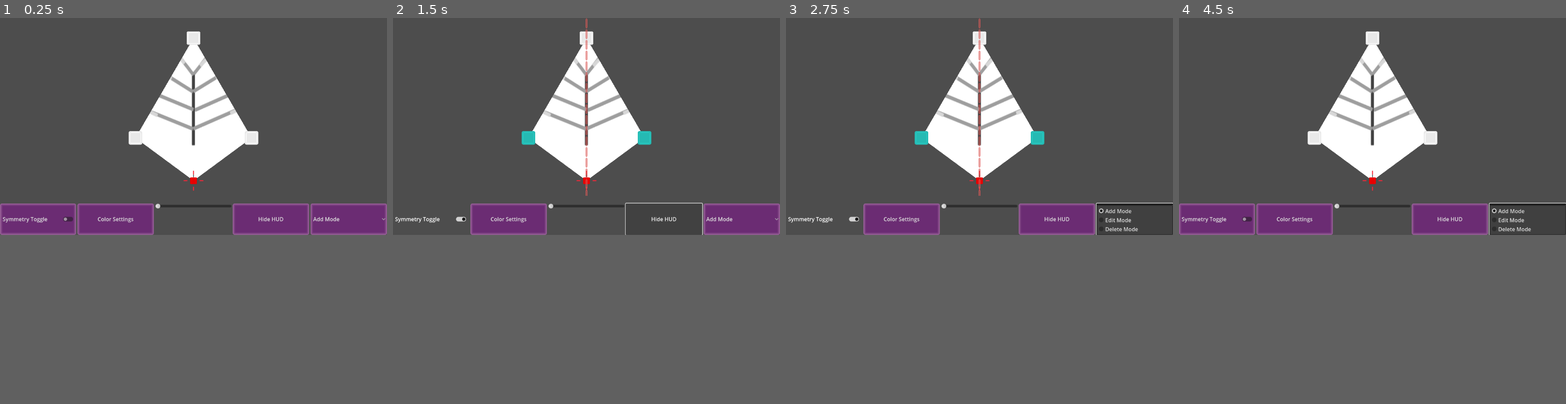
Above: before the commit, frames 1-4 (left to right).
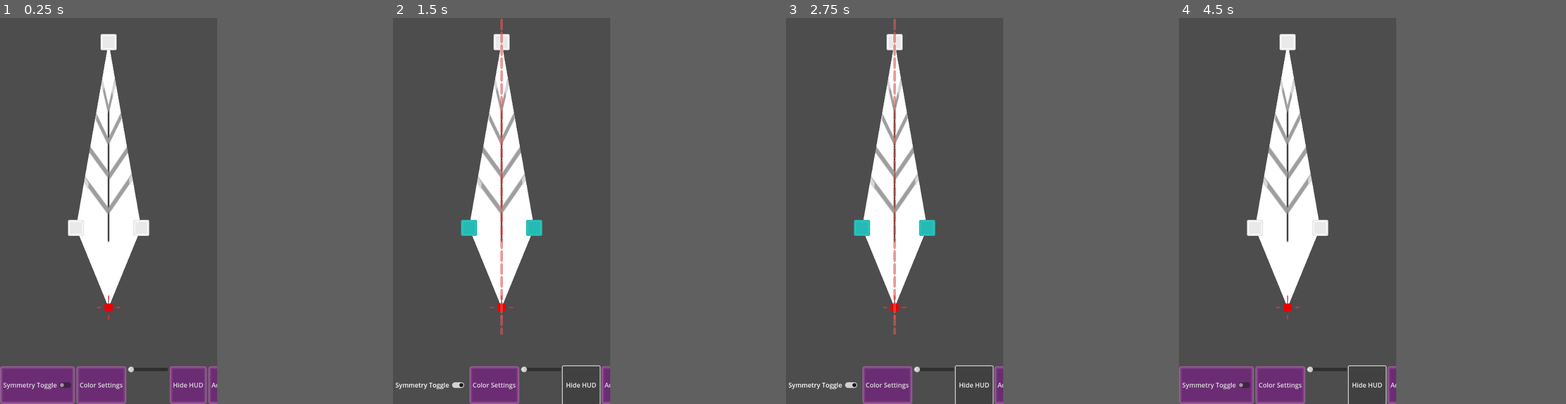
Above: after the commit, the same moments.

Repository: LettucePie/persephone
Game: Godot game, scene res://design/modes/leaf/leafmaker.tscn
Same seed, same stepped clock (60 frames per second), same inputs: the game is played once before the commit and once after it. Before the commit the project starts from res://design/leafmaker.tscn.
Inputs (mouse positions are in pixels of both pictures, inside the frame that each line leads up to):
- Up to frame 1 (0.25 s): no input
- Up to frame 2 (1.5 s): click "Symmetry Toggle" at 0.5 s; click "Hide HUD" at 1.25 s
- Up to frame 3 (2.75 s): click (1134, 218) at 2 s, where only the run before the commit has a clickable "Add Mode"
- Up to frame 4 (4.5 s): click "Symmetry Toggle" at 2.75 s; click "Hide HUD" at 3.5 s; click (1527, 218) at 4.25 s, where only the run before the commit has a clickable "Add Mode"
In our replay, the window is 800x449 before the commit and 449x799 after it. These sizes can differ from the game's own. Grey fills any space a smaller window leaves; there, only what the larger window draws over its background counts as a difference.

The runs differ from the first frame. In frame 1, 21% of the frame differs, in the area x 0-100%, y 3-100%; in frame 2, 16%; in frame 3, 16%; in frame 4, 19%.

Commit message:
organizing project file structure

Diff:
--- a/design/AdjustmentSlide.gd
+++ /dev/null
@@ -1,22 +0,0 @@
-extends HBoxContainer
-
-@export_enum("In_Height", "Out_Height", "In_Force", "Out_Force") var adjustment : int
-@export var round : bool = false
-signal changed_value(target, value)
-signal changed_round_value(target, value)
-
-func _ready():
-	pass
-
-
-# Called every frame. 'delta' is the elapsed time since the previous frame.
-func _process(delta):
-	pass
-
-
-func _on_h_slider_value_changed(value):
-	$value.text = str(value)
-	if round:
-		emit_signal("changed_round_value", adjustment, value)
-	else:
-		emit_signal("changed_value", adjustment, value)
--- a/design/button_disabled.tres
+++ /dev/null
@@ -1,7 +0,0 @@
-[gd_resource type="StyleBoxTexture" load_steps=2 format=2]
-
-[ext_resource path="res://design/button_style_disabled.png" type="Texture2D" id=1]
-
-[resource]
-texture = ExtResource( 1 )
-region_rect = Rect2( 0, 0, 512, 512 )
--- a/design/button_normal.tres
+++ /dev/null
@@ -1,7 +0,0 @@
-[gd_resource type="StyleBoxTexture" load_steps=2 format=2]
-
-[ext_resource path="res://design/button_style_default.png" type="Texture2D" id=1]
-
-[resource]
-texture = ExtResource( 1 )
-region_rect = Rect2( 0, 0, 512, 512 )
--- a/design/button_pressed.tres
+++ /dev/null
@@ -1,7 +0,0 @@
-[gd_resource type="StyleBoxTexture" load_steps=2 format=2]
-
-[ext_resource path="res://design/button_style_selected.png" type="Texture2D" id=1]
-
-[resource]
-texture = ExtResource( 1 )
-region_rect = Rect2( 0, 0, 512, 512 )
--- a/design/design_theme.tres
+++ /dev/null
@@ -1,12 +0,0 @@
-[gd_resource type="Theme" load_steps=4 format=2]
-
-[ext_resource path="res://design/button_normal.tres" type="StyleBox" id=1]
-[ext_resource path="res://design/button_pressed.tres" type="StyleBox" id=2]
-[ext_resource path="res://design/button_disabled.tres" type="StyleBox" id=3]
-
-[resource]
-Button/styles/disabled = ExtResource( 3 )
-Button/styles/focus = ExtResource( 2 )
-Button/styles/hover = ExtResource( 2 )
-Button/styles/normal = ExtResource( 1 )
-Button/styles/pressed = ExtResource( 2 )
--- a/design/designer.tscn
+++ b/design/designer.tscn
@@ -1,7 +1,7 @@
 [gd_scene load_steps=5 format=3 uid="uid://csikyhhww727n"]
 
-[ext_resource type="Texture2D" uid="uid://blhvenvqwbp7j" path="res://design/branch_icon.png" id="1"]
-[ext_resource type="Theme" path="res://design/design_theme.tres" id="2"]
+[ext_resource type="Texture2D" uid="uid://blhvenvqwbp7j" path="res://design/ui/branch_icon.png" id="1"]
+[ext_resource type="Theme" path="res://design/theme/design_theme.tres" id="1_wqb04"]
 [ext_resource type="Texture2D" uid="uid://dxg58145b5pl1" path="res://design/flower_icon.png" id="3"]
 [ext_resource type="Texture2D" uid="uid://vul1juurijqf" path="res://design/leaf_icon.png" id="4"]
 
@@ -12,7 +12,7 @@
 anchor_bottom = 1.0
 grow_horizontal = 2
 grow_vertical = 2
-theme = ExtResource("2")
+theme = ExtResource("1_wqb04")
 
 [node name="BubbleContainer" type="HBoxContainer" parent="."]
 layout_mode = 0
--- a/design/coloring.tscn
+++ b/design/modes/leaf/coloring.tscn
@@ -1,9 +1,9 @@
 [gd_scene load_steps=5 format=3 uid="uid://d1fav6mylmh6d"]
 
-[ext_resource type="Script" path="res://design/coloring.gd" id="1_ushvk"]
-[ext_resource type="Texture2D" uid="uid://dnbu2cdn5efk5" path="res://design/brush_circle_12.png" id="2_rmphh"]
-[ext_resource type="Texture2D" uid="uid://dbkv1ntemxio1" path="res://design/brush_circle_24.png" id="3_yhktd"]
-[ext_resource type="Texture2D" uid="uid://ctwa633fuvfwu" path="res://design/brush_circle_48.png" id="4_o3o2o"]
+[ext_resource type="Script" path="res://design/modes/leaf/coloring.gd" id="1_ushvk"]
+[ext_resource type="Texture2D" uid="uid://dnbu2cdn5efk5" path="res://design/modes/leaf/brush_circle_12.png" id="2_rmphh"]
+[ext_resource type="Texture2D" uid="uid://dbkv1ntemxio1" path="res://design/modes/leaf/brush_circle_24.png" id="3_yhktd"]
+[ext_resource type="Texture2D" uid="uid://ctwa633fuvfwu" path="res://design/modes/leaf/brush_circle_48.png" id="4_o3o2o"]
 
 [node name="coloring" type="Control"]
 layout_mode = 3
--- a/design/leaf_point.tscn
+++ b/design/modes/leaf/leaf_point.tscn
@@ -1,8 +1,8 @@
 [gd_scene load_steps=6 format=3 uid="uid://c7yiqktg8rgig"]
 
-[ext_resource type="Script" path="res://design/leaf_point.gd" id="1_oyajy"]
-[ext_resource type="Texture2D" uid="uid://c85ho8mxnuio7" path="res://design/bezier_square.png" id="2_enf0h"]
-[ext_resource type="Texture2D" uid="uid://dnhbvug2rhhce" path="res://design/bezier_circle.png" id="3_drp3c"]
+[ext_resource type="Script" path="res://design/modes/leaf/leaf_point.gd" id="1_oyajy"]
+[ext_resource type="Texture2D" uid="uid://c85ho8mxnuio7" path="res://design/modes/leaf/bezier_square.png" id="2_enf0h"]
+[ext_resource type="Texture2D" uid="uid://dnhbvug2rhhce" path="res://design/modes/leaf/bezier_circle.png" id="3_drp3c"]
 [ext_resource type="Texture2D" uid="uid://dmoscembmvgtc" path="res://design/crosshair.png" id="4_bndfq"]
 
 [sub_resource type="CircleShape2D" id="CircleShape2D_e4b72"]
--- a/design/leafmaker.tscn
+++ b/design/modes/leaf/leafmaker.tscn
@@ -1,20 +1,20 @@
 [gd_scene load_steps=16 format=3 uid="uid://yh4sseyibqfb"]
 
-[ext_resource type="Script" path="res://design/leafmaker_canvas.gd" id="1"]
-[ext_resource type="Script" path="res://design/leafmaker.gd" id="2"]
-[ext_resource type="PackedScene" uid="uid://c7yiqktg8rgig" path="res://design/leaf_point.tscn" id="3_w3m6b"]
+[ext_resource type="Script" path="res://design/modes/leaf/leafmaker_canvas.gd" id="1"]
+[ext_resource type="Script" path="res://design/modes/leaf/leafmaker.gd" id="2"]
+[ext_resource type="PackedScene" uid="uid://c7yiqktg8rgig" path="res://design/modes/leaf/leaf_point.tscn" id="3_w3m6b"]
 [ext_resource type="Texture2D" uid="uid://dmoscembmvgtc" path="res://design/crosshair.png" id="4"]
-[ext_resource type="Script" path="res://design/leafmaker_ui.gd" id="5"]
+[ext_resource type="Script" path="res://design/modes/leaf/leafmaker_ui.gd" id="5"]
 [ext_resource type="Texture2D" uid="uid://dpku2yu6uoroy" path="res://design/temp_vein_icon.png" id="5_rh8kf"]
-[ext_resource type="Theme" uid="uid://buu3fgon4752m" path="res://design/designer_tools_theme.tres" id="7"]
-[ext_resource type="Script" path="res://design/leaf_area.gd" id="7_5xsp6"]
-[ext_resource type="Texture2D" uid="uid://b1r6b1l3mdxc6" path="res://design/symmetry_dash_mini.png" id="8"]
+[ext_resource type="Theme" uid="uid://buu3fgon4752m" path="res://design/theme/designer_tools_theme.tres" id="7"]
+[ext_resource type="Script" path="res://design/modes/leaf/leaf_area.gd" id="7_5xsp6"]
+[ext_resource type="Texture2D" uid="uid://b1r6b1l3mdxc6" path="res://design/ui/symmetry_dash_mini.png" id="8"]
 [ext_resource type="Script" path="res://design/Math.gd" id="8_jcn1r"]
-[ext_resource type="Texture2D" uid="uid://dfrapqr50au6w" path="res://design/leaf_texture.png" id="9"]
-[ext_resource type="Script" path="res://design/coloring.gd" id="12_a3032"]
-[ext_resource type="Texture2D" uid="uid://dnbu2cdn5efk5" path="res://design/brush_circle_12.png" id="13_tcdno"]
-[ext_resource type="Texture2D" uid="uid://dbkv1ntemxio1" path="res://design/brush_circle_24.png" id="14_qxpf8"]
-[ext_resource type="Texture2D" uid="uid://ctwa633fuvfwu" path="res://design/brush_circle_48.png" id="15_5l1ma"]
+[ext_resource type="Texture2D" uid="uid://dfrapqr50au6w" path="res://design/modes/leaf/leaf_texture.png" id="9"]
+[ext_resource type="Script" path="res://design/modes/leaf/coloring.gd" id="12_a3032"]
+[ext_resource type="Texture2D" uid="uid://dnbu2cdn5efk5" path="res://design/modes/leaf/brush_circle_12.png" id="13_tcdno"]
+[ext_resource type="Texture2D" uid="uid://dbkv1ntemxio1" path="res://design/modes/leaf/brush_circle_24.png" id="14_qxpf8"]
+[ext_resource type="Texture2D" uid="uid://ctwa633fuvfwu" path="res://design/modes/leaf/brush_circle_48.png" id="15_5l1ma"]
 
 [node name="leafmaker" type="Node"]
 script = ExtResource("2")
--- /dev/null
+++ b/design/theme/button_disabled.tres
@@ -0,0 +1,7 @@
+[gd_resource type="StyleBoxTexture" load_steps=2 format=3]
+
+[ext_resource type="Texture2D" uid="uid://cqfb6sg14nasf" path="res://design/theme/button_style_disabled.png" id="1"]
+
+[resource]
+texture = ExtResource( 1 )
+region_rect = Rect2( 0, 0, 512, 512 )
--- /dev/null
+++ b/design/theme/button_normal.tres
@@ -0,0 +1,7 @@
+[gd_resource type="StyleBoxTexture" load_steps=2 format=3]
+
+[ext_resource type="Texture2D" uid="uid://cfqsb6fmrrvdc" path="res://design/theme/button_style_default.png" id="1"]
+
+[resource]
+texture = ExtResource( 1 )
+region_rect = Rect2( 0, 0, 512, 512 )
--- /dev/null
+++ b/design/theme/button_pressed.tres
@@ -0,0 +1,7 @@
+[gd_resource type="StyleBoxTexture" load_steps=2 format=3]
+
+[ext_resource type="Texture2D" uid="uid://dgqg674t6cna5" path="res://design/theme/button_style_selected.png" id="1"]
+
+[resource]
+texture = ExtResource( 1 )
+region_rect = Rect2( 0, 0, 512, 512 )
--- a/design/button_tool_normal.tres
+++ b/design/theme/button_tool_normal.tres
@@ -1,6 +1,6 @@
 [gd_resource type="StyleBoxTexture" load_steps=2 format=3 uid="uid://duh1oqg6aw3yb"]
 
-[ext_resource type="Texture2D" uid="uid://x5jwvkngxxvl" path="res://design/button_style_square.png" id="1"]
+[ext_resource type="Texture2D" uid="uid://x5jwvkngxxvl" path="res://design/theme/button_style_square.png" id="1"]
 
 [resource]
 texture = ExtResource("1")
--- /dev/null
+++ b/design/theme/design_theme.tres
@@ -0,0 +1,12 @@
+[gd_resource type="Theme" load_steps=4 format=3]
+
+[ext_resource type="StyleBox" path="res://design/theme/button_normal.tres" id="1"]
+[ext_resource type="StyleBox" path="res://design/theme/button_pressed.tres" id="2"]
+[ext_resource type="StyleBox" path="res://design/theme/button_disabled.tres" id="3"]
+
+[resource]
+Button/styles/disabled = ExtResource( 3 )
+Button/styles/focus = ExtResource( 2 )
+Button/styles/hover = ExtResource( 2 )
+Button/styles/normal = ExtResource( 1 )
+Button/styles/pressed = ExtResource( 2 )
--- a/project.godot
+++ b/project.godot
@@ -11,14 +11,15 @@
 [application]
 
 config/name="Persephone"
-run/main_scene="res://design/leafmaker.tscn"
+run/main_scene="res://design/modes/leaf/leafmaker.tscn"
 config/features=PackedStringArray("4.0")
 config/icon="res://icon.png"
 
 [display]
 
-window/size/viewport_width=1154
-window/handheld/orientation=1
+window/size/viewport_width=540
+window/size/viewport_height=960
+window/handheld/orientation=5
 
 [gui]
 
--- a/testing/bez_func.tscn
+++ b/testing/bez_func.tscn
@@ -2,7 +2,7 @@
 
 [ext_resource type="Script" path="res://testing/bez_func.gd" id="1_0cjbu"]
 [ext_resource type="Texture2D" uid="uid://cg07jcec6ffve" path="res://icon.png" id="2_u80bp"]
-[ext_resource type="Texture2D" uid="uid://dnhbvug2rhhce" path="res://design/bezier_circle.png" id="3_vmusl"]
+[ext_resource type="Texture2D" uid="uid://dnhbvug2rhhce" path="res://design/modes/leaf/bezier_circle.png" id="3_vmusl"]
 
 [node name="BezFunc" type="Node2D"]
 script = ExtResource("1_0cjbu")
--- a/testing/polygon_test.tscn
+++ b/testing/polygon_test.tscn
@@ -1,6 +1,6 @@
 [gd_scene load_steps=2 format=3 uid="uid://ccydlsnabquhk"]
 
-[ext_resource type="Texture2D" uid="uid://dfrapqr50au6w" path="res://design/leaf_texture.png" id="1_rg5lk"]
+[ext_resource type="Texture2D" uid="uid://dfrapqr50au6w" path="res://design/modes/leaf/leaf_texture.png" id="1_rg5lk"]
 
 [node name="polygon_test" type="Node2D"]
 
--- a/testing/polygon_texture.tscn
+++ b/testing/polygon_texture.tscn
@@ -1,6 +1,6 @@
 [gd_scene load_steps=2 format=3 uid="uid://en1p3l6frimn"]
 
-[ext_resource type="Texture2D" uid="uid://dfrapqr50au6w" path="res://design/leaf_texture.png" id="1_nci5w"]
+[ext_resource type="Texture2D" uid="uid://dfrapqr50au6w" path="res://design/modes/leaf/leaf_texture.png" id="1_nci5w"]
 
 [node name="polygon_texture" type="Node2D"]
 
Renamed: design/bezier_circle.png -> design/modes/leaf/bezier_circle.png
Not shown, changed: design/modes/leaf/bezier_circle.png.import
Renamed: design/bezier_square.png -> design/modes/leaf/bezier_square.png
Not shown, changed: design/modes/leaf/bezier_square.png.import
Renamed: design/brush_circle_12.png -> design/modes/leaf/brush_circle_12.png
Not shown, changed: design/modes/leaf/brush_circle_12.png.import
Renamed: design/brush_circle_24.png -> design/modes/leaf/brush_circle_24.png
Not shown, changed: design/modes/leaf/brush_circle_24.png.import
Renamed: design/brush_circle_48.png -> design/modes/leaf/brush_circle_48.png
Not shown, changed: design/modes/leaf/brush_circle_48.png.import
Renamed: design/coloring.gd -> design/modes/leaf/coloring.gd
Renamed: design/leaf_area.gd -> design/modes/leaf/leaf_area.gd
(and 23 more such lines)
